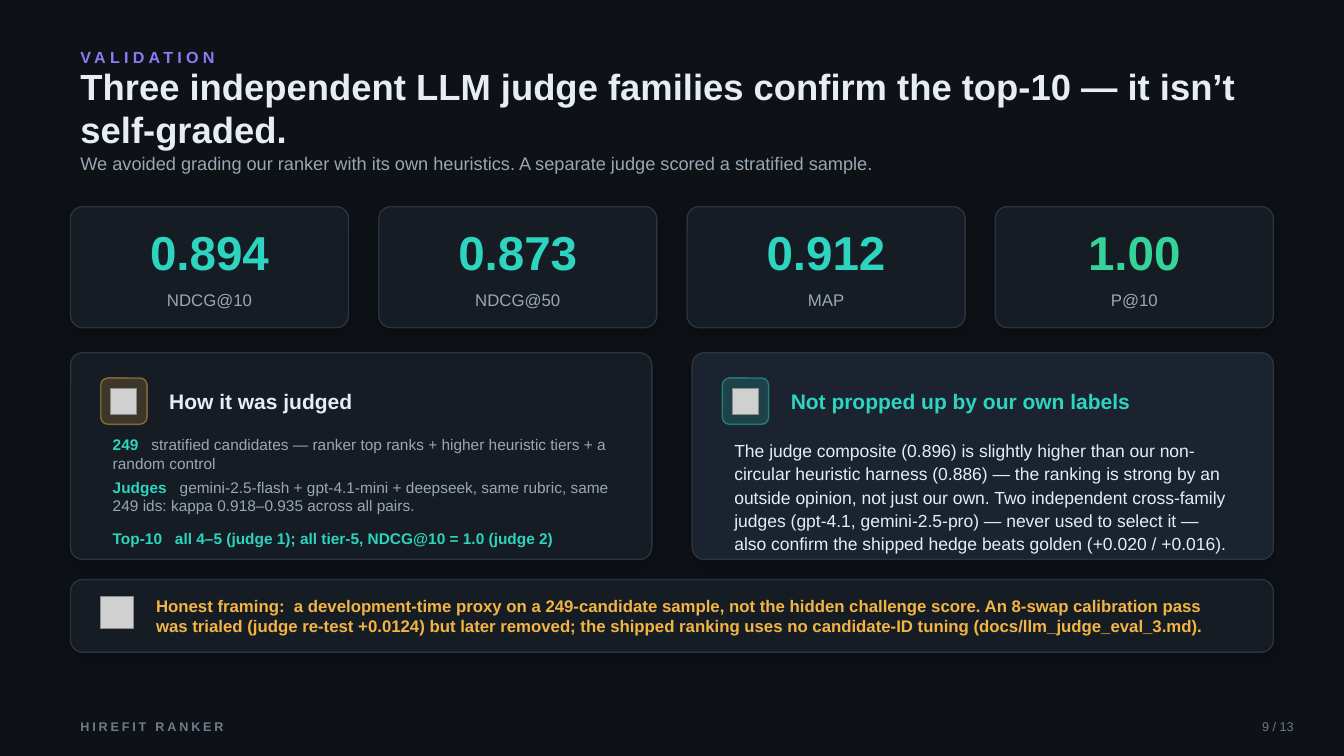
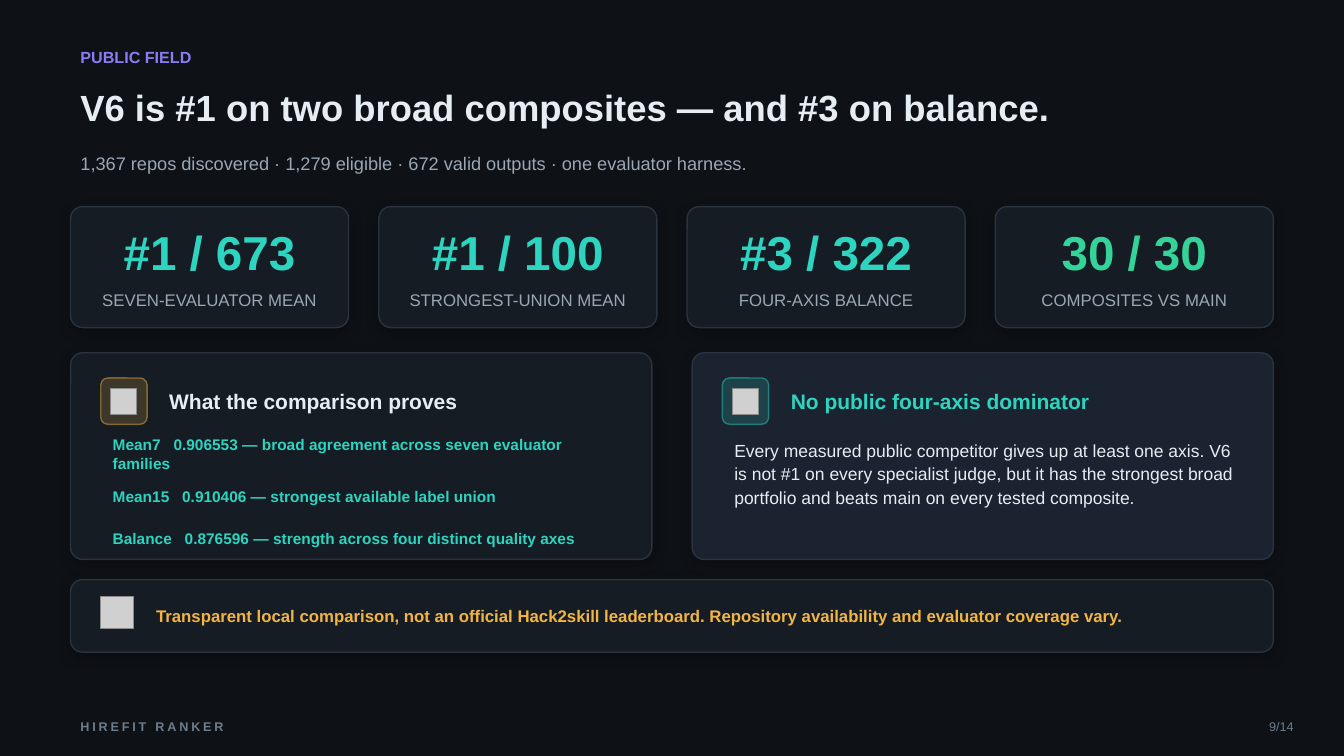
Before and after one commit to bansalbhunesh/redrob-hirefit-ranker, a slide deck: slide 9 of docs/HireFit_Ranker_Redrob_POLISHED.pptx. Drawn at 1344x756 pixels with LibreOffice and Linux fonts; fonts in the diff are those of the drawing; grey boxes stand for pictures. Boxes give left, top, right and bottom in pixels: in the first picture for what was removed or moved away, otherwise in the second. Text is boxed around its words. In the diff, an @@ line names an element or a change of style, - is before the commit and + after.

Commit message:
docs: position and publish battle-proof v6

```diff
--- a/docs/HireFit_Ranker_Redrob_POLISHED.pptx
+++ b/docs/HireFit_Ranker_Redrob_POLISHED.pptx
@@ text at bbox=[80, 51, 192, 63]: text changed @@
-VALIDATION
+PUBLIC FIELD
@@ text at bbox=[80, 94, 1049, 129]: text changed @@
-Three independent LLM judge families confirm the top-10 — it isn’t self-graded.
+V6 is #1 on two broad composites — and #3 on balance.
@@ text at bbox=[80, 157, 747, 174]: text changed @@
-We avoided grading our ranker with its own heuristics. A separate judge scored a stratified sample.
+1,367 repos discovered · 1,279 eligible · 672 valid outputs · one evaluator harness.
@@ text at bbox=[124, 237, 295, 271]: text changed @@
-0.894
+#1 / 673
@@ text at bbox=[432, 237, 603, 271]: text changed @@
-0.873
+#1 / 100
@@ text at bbox=[740, 237, 912, 271]: text changed @@
-0.912
+#3 / 322
@@ text at bbox=[1062, 237, 1207, 271]: text changed @@
-1.00
+30 / 30
@@ text at bbox=[102, 294, 316, 306]: text changed @@
-NDCG@10
+SEVEN-EVALUATOR MEAN
@@ text at bbox=[410, 294, 625, 306]: text changed @@
-NDCG@50
+STRONGEST-UNION MEAN
@@ text at bbox=[739, 294, 913, 306]: text changed @@
-MAP
+FOUR-AXIS BALANCE
@@ text at bbox=[1041, 294, 1227, 306]: text changed @@
-P@10
+COMPOSITES VS MAIN
@@ text at bbox=[169, 393, 457, 413]: text changed @@
-How it was judged
+What the comparison proves
@@ text at bbox=[791, 394, 1090, 413]: text changed @@
-Not propped up by our own labels
+No public four-axis dominator
@@ text at bbox=[113, 439, 562, 469]: text changed; text colour #9AA7B4 to #2DD4BF; bold on @@
-249 stratified candidates — ranker top ranks + higher heuristic tiers + a random control
+Mean7 0.906553 — broad agreement across seven evaluator families
@@ text at bbox=[734, 444, 1233, 508]: text changed @@
-The judge composite (0.896) is slightly higher than our non-circular heuristic harness (0.886) — the ranking is strong by an outside opinion, not just our own. Two independent cross-family judges (gpt-4.1, gemini-2.5-pro) — never used to select it — also confirm the shipped hedge beats golden (+0.020 / +0.016).
+Every measured public competitor gives up at least one axis. V6 is not #1 on every specialist judge, but it has the strongest broad portfolio and beats main on every tested composite.
@@ text at bbox=[113, 491, 496, 505]: text changed; text colour #9AA7B4 to #2DD4BF; bold on @@
-Judges gemini-2.5-flash + gpt-4.1-mini + deepseek, same rubric, same 249 ids: kappa 0.918–0.935 across all pairs.
+Mean15 0.910406 — strongest available label union
@@ text at bbox=[113, 533, 574, 547]: text changed @@
-Top-10 all 4–5 (judge 1); all tier-5, NDCG@10 = 1.0 (judge 2)
+Balance 0.876596 — strength across four distinct quality axes
@@ text at bbox=[156, 610, 1122, 626]: text changed @@
-Honest framing: a development-time proxy on a 249-candidate sample, not the hidden challenge score. An 8-swap calibration pass was trialed (judge re-test +0.0124) but later removed; the shipped ranking uses no candidate-ID tuning (docs/llm_judge_eval_3.md).
+Transparent local comparison, not an official Hack2skill leaderboard. Repository availability and evaluator coverage vary.
@@ text at bbox=[1269, 722, 1294, 731]: text changed @@
-9 / 13
+9/14
```
Also in this commit, not shown: 12 other slides changed, 1 slide added, 1 slide removed, 23 other files.
